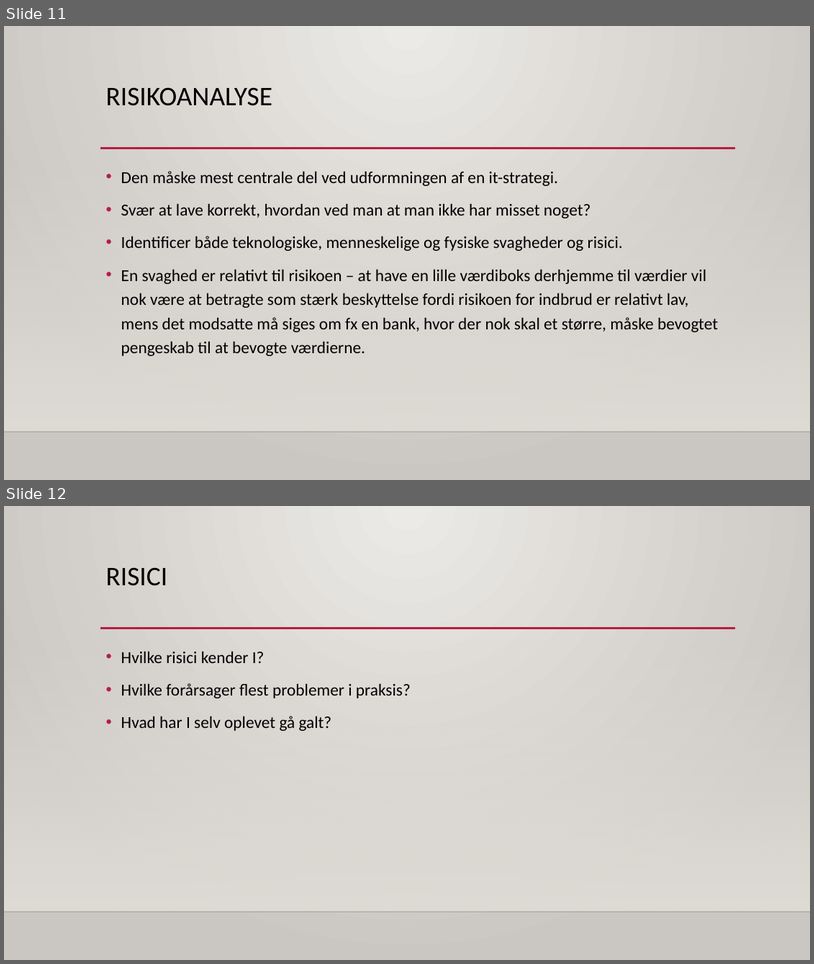
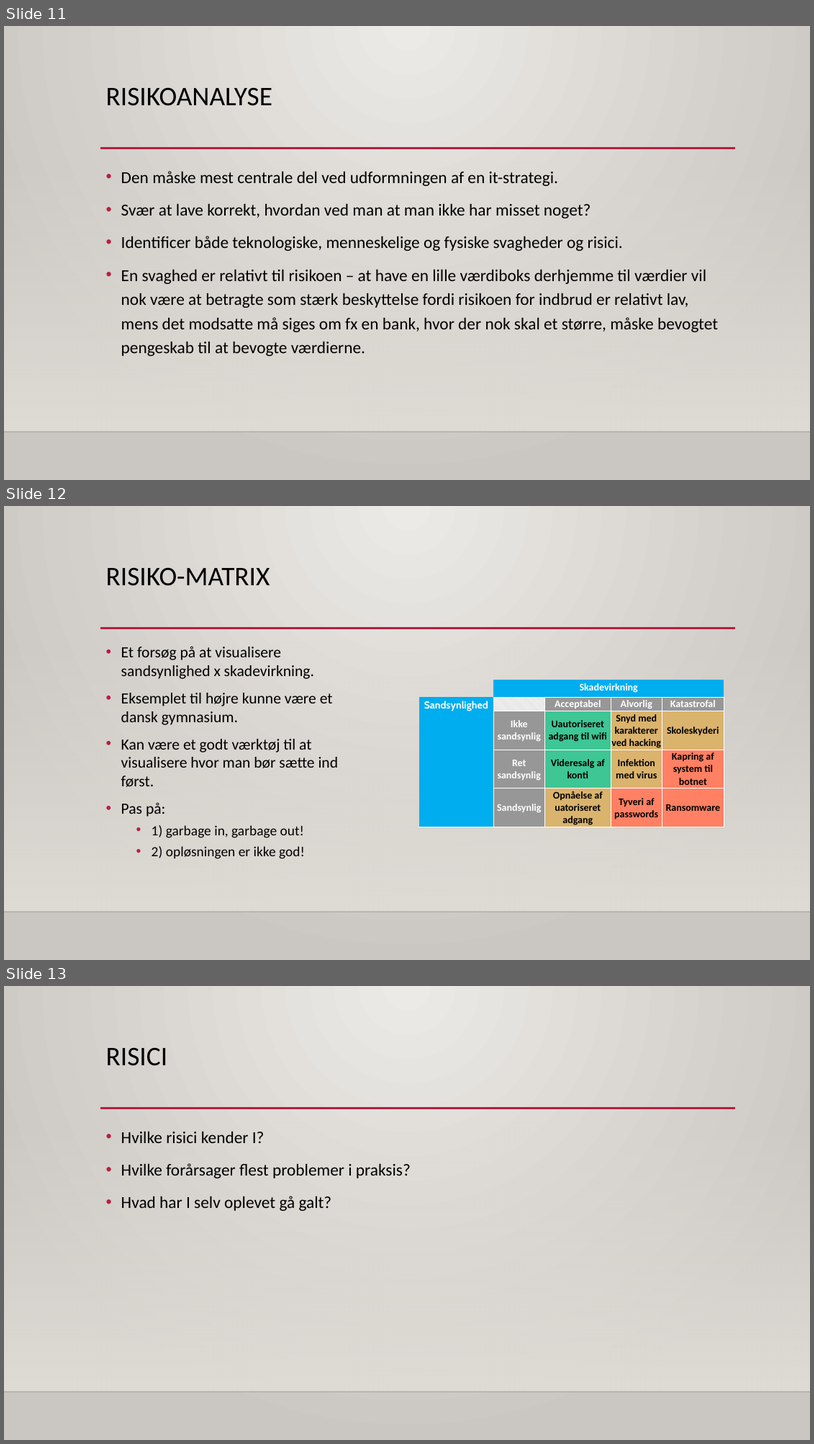
Before and after one commit to philipkaare/presentations, a slide deck: Smartlearning.dk/2018/IT-sikkerhed - webinar 2.pptx. Shown one above the other, each under a label of ours: slides 11 and 12 before the commit, slides 11, 12 and 13 after it. The pictures are 814x964 and 814x1444 pixels, drawn with LibreOffice and Linux fonts; fonts in the diff are those of the drawing; background and template pictures are left out. Boxes give left, top, right and bottom in pixels: in the first picture for what was removed or moved away, otherwise in the second. Text is boxed around its words. In the diff, an @@ line names an element or a change of style, - is before the commit and + after.

```diff
--- a/Smartlearning.dk/2018/IT-sikkerhed - webinar 2.pptx
+++ b/Smartlearning.dk/2018/IT-sikkerhed - webinar 2.pptx
@@ slide 12 added at <box>4,506,810,960</box>, background gradient #ECEAE7 to #CAC7C1; not listed: 3 template elements that a slide beside it also shows @@
@@ title added at <box>106,567,270,586</box>, 32 pt, text #000000 @@
+RISIKO-MATRIX
@@ text added at <box>121,646,339,859</box>, 18.5 pt, text #000000 @@
+• Et forsøg på at visualisere sandsynlighed x skadevirkning.
+• Eksemplet til højre kunne være et dansk gymnasium.
+• Kan være et godt værktøj til at visualisere hvor man bør sætte ind først.
+• Pas på:
+  • 1) garbage in, garbage out!
+  • 2) opløsningen er ikke god!
@@ table added at <box>419,680,724,828</box>, 5 rows, 5 columns @@
+ | Skadevirkning |  |  | 
+Sandsynlighed |  | Acceptabel | Alvorlig | Katastrofal
+ | Ikke sandsynlig | Uautoriseret adgang til wifi | Snyd med karakterer ved hacking | Skoleskyderi
+ | Ret sandsynlig | Videresalg af konti | Infektion med virus | Kapring af system til botnet
+ | Sandsynlig | Opnåelse af uatoriseret adgang | Tyveri af passwords | Ransomware
@@ what was slide 12 is now slide 13 @@
```
Also in this commit, not shown: 4 slides changed, 1 other file.
